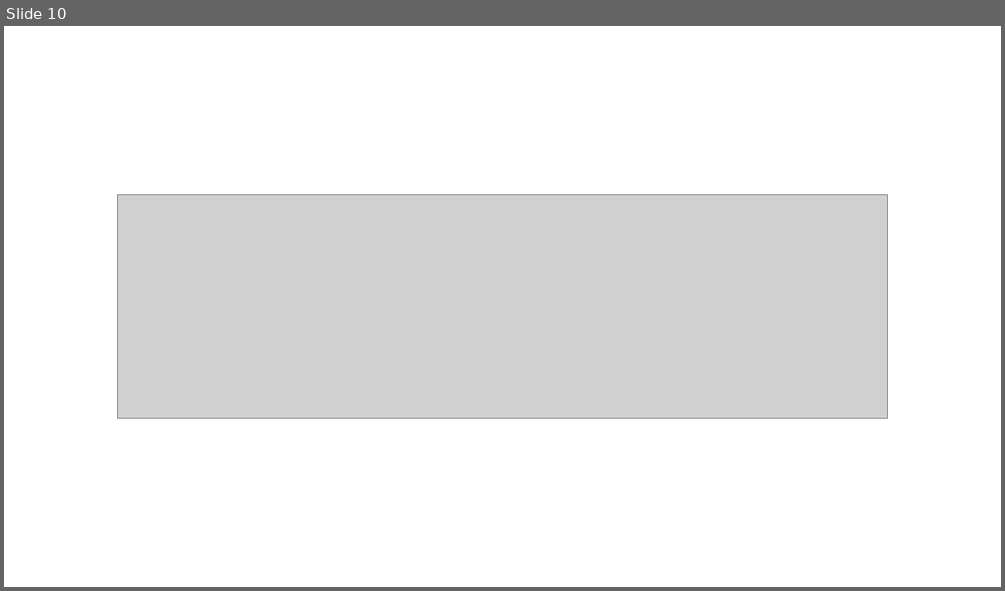
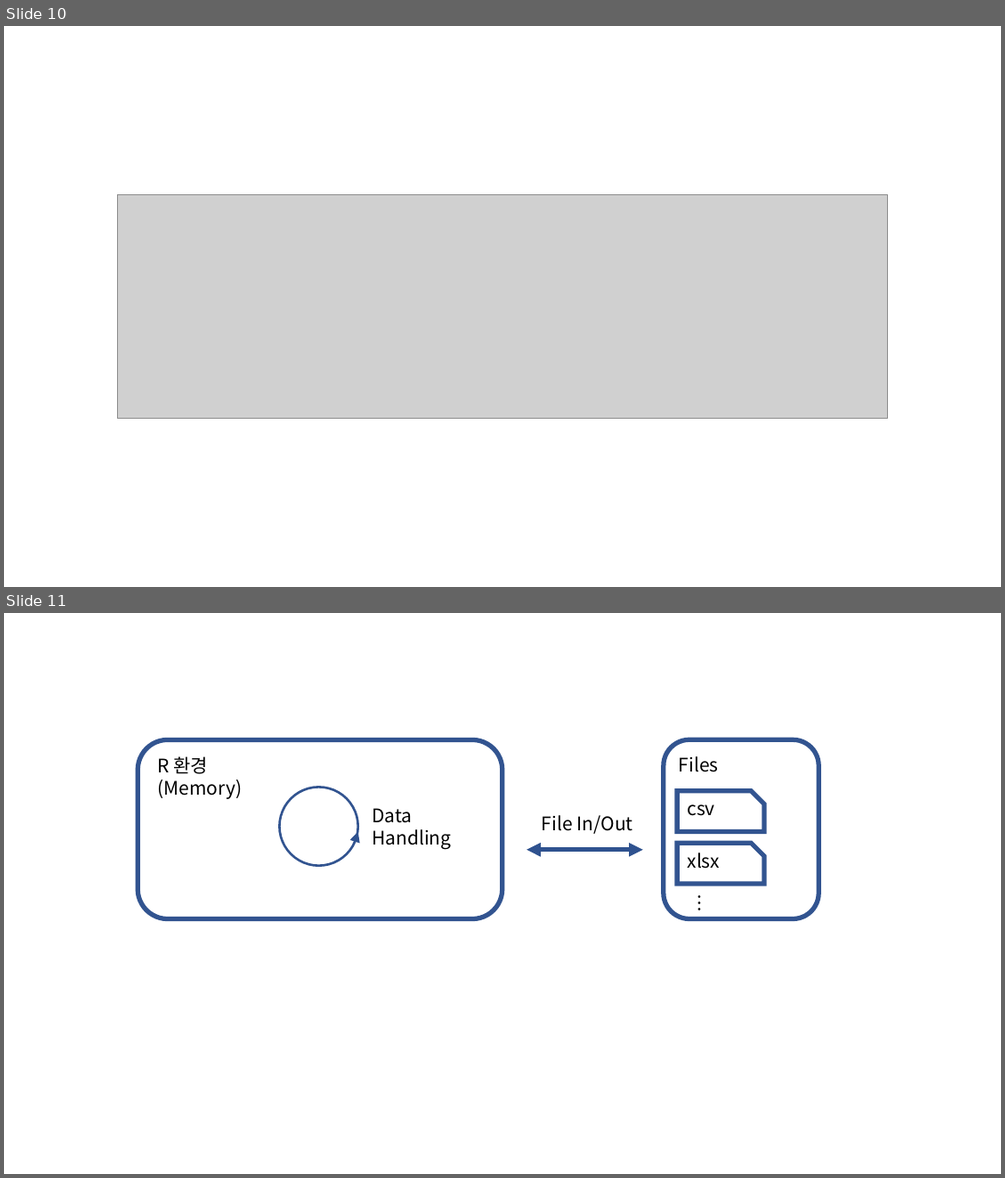
Before and after one commit to mrchypark/dabrp_classnote3, a slide deck: img/images.pptx. Shown one above the other, each under a label of ours: slide 10 before the commit, slides 10 and 11 after it. The pictures are 1005x591 and 1005x1178 pixels, drawn with LibreOffice and Linux fonts; fonts in the diff are those of the drawing; grey boxes stand for pictures. Boxes give left, top, right and bottom in pixels: in the first picture for what was removed or moved away, otherwise in the second. Text is boxed around its words. In the diff, an @@ line names an element or a change of style, - is before the commit and + after.

```diff
--- a/img/images.pptx
+++ b/img/images.pptx
@@ slide 11 added at [4,613,1001,1174], background #FFFFFF @@
@@ rounded rectangle added at [138,740,502,919], outline #325491 4.5 pt @@
@@ rounded rectangle added at [663,739,819,919], outline #325491 4.5 pt @@
@@ text added at [157,756,242,799], 18 pt, text #000000 @@
+R 환경
+(Memory)
@@ text added at [679,756,719,772], 18 pt, text #000000 @@
+Files
@@ ellipse added at [279,787,357,866], outline #325491 2.25 pt @@
@@ snip rect added at [677,791,764,831], outline #325491 4.5 pt @@
@@ text added at [372,808,451,849], 18 pt, text #000000 @@
+Data
+Handling
@@ text added at [542,815,633,834], 18 pt, text #000000 @@
+File In/Out
@@ text added at [687,804,714,816], 18 pt, text #000000 @@
+csv
@@ arrow added from (356, 840) to (357, 831), #2F528F 1.5 pt @@
@@ double arrow added from (526, 850) to (643, 850), #2F528F 4.5 pt @@
@@ snip rect added at [677,844,764,884], outline #325491 4.5 pt @@
@@ text added at [688,852,720,868], 18 pt, text #000000 @@
+xlsx
@@ text added at [685,887,715,919], 18 pt, text #000000 @@
+…
```
Also in this commit, not shown: 4 other slides added, 4 other files.
